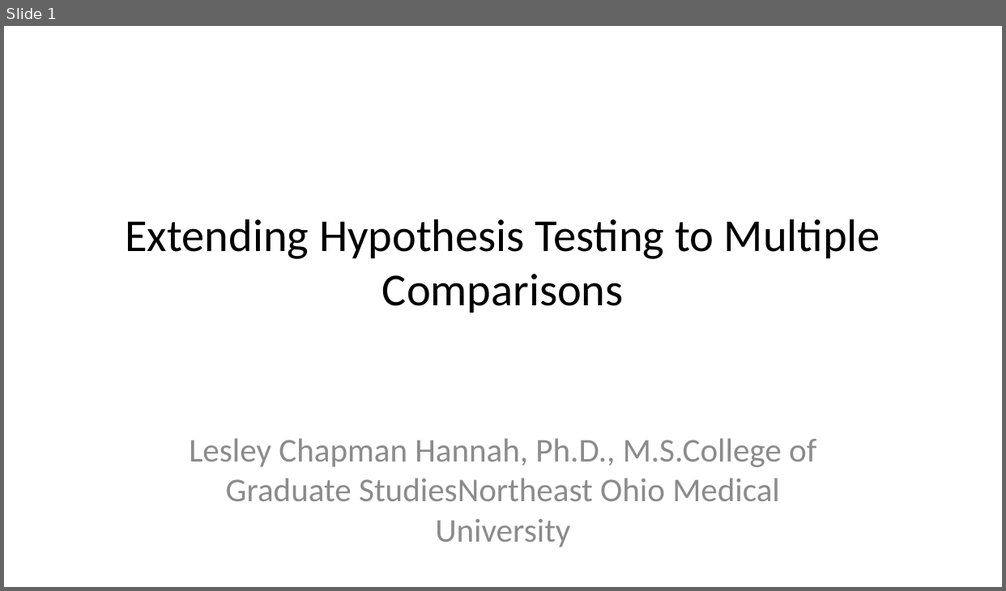
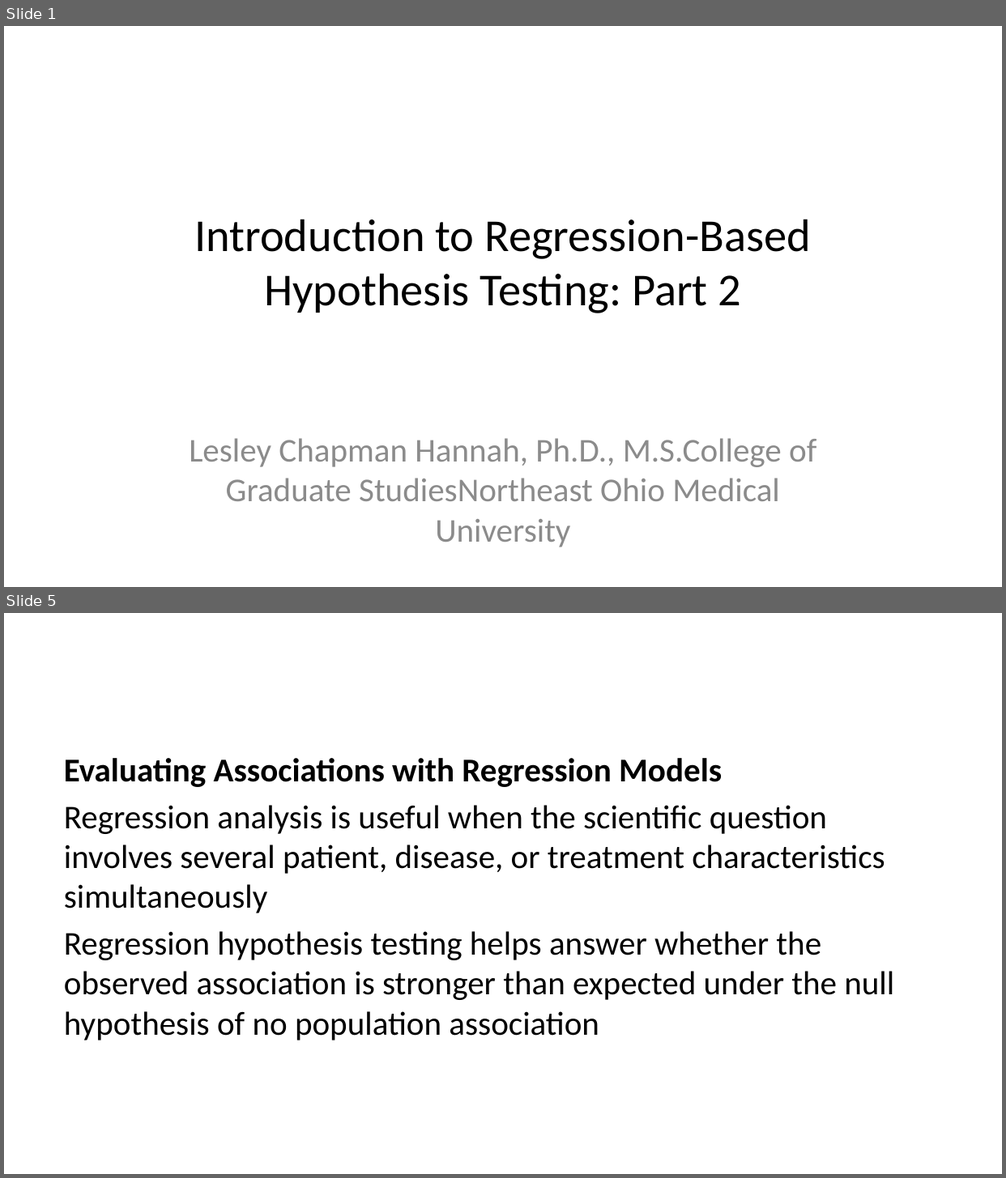
Before and after one commit to lesleymaraina/stats_I_mod_4b_sm2, a slide deck: test_2_082025_pptx.pptx. Shown one above the other, each under a label of ours: slide 1 before the commit, slides 1 and 5 after it; the slides between them are not shown. The pictures are 1006x591 and 1006x1178 pixels, drawn with LibreOffice and Linux fonts; fonts in the diff are those of the drawing. Boxes give left, top, right and bottom in pixels: in the first picture for what was removed or moved away, otherwise in the second. Text is boxed around its words. In the diff, an @@ line names an element or a change of style, - is before the commit and + after.

```diff
--- a/test_2_082025_pptx.pptx
+++ b/test_2_082025_pptx.pptx
@@ slide 5 added at [4, 613, 1002, 1174], background #FFFFFF @@
@@ text added at [64, 758, 894, 1041], 24 pt, text #000000 @@
+Evaluating Associations with Regression Models
+Regression analysis is useful when the scientific question involves several patient, disease, or treatment characteristics simultaneously
+Regression hypothesis testing helps answer whether the observed association is stronger than expected under the null hypothesis of no population association
@@ slide 1 changed as well @@
@@ title at [194, 219, 810, 314]: text changed @@
-Extending Hypothesis Testing to Multiple Comparisons
+Introduction to Regression-Based Hypothesis Testing: Part 2
```
Also in this commit, not shown: 29 other slides added, 24 slides removed, 4 other files.
